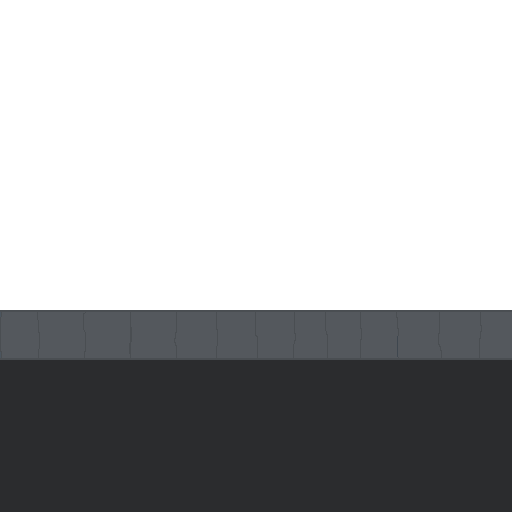
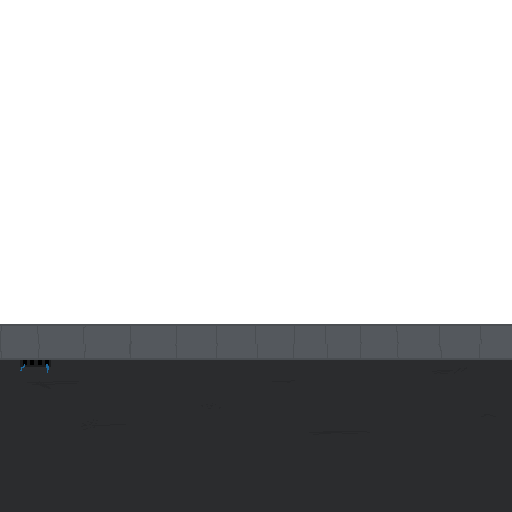
Comparing the layer stacks of the two 512px x 512px images. Changes:
painted on "Layer 1" over [0, 310, 512, 435]
